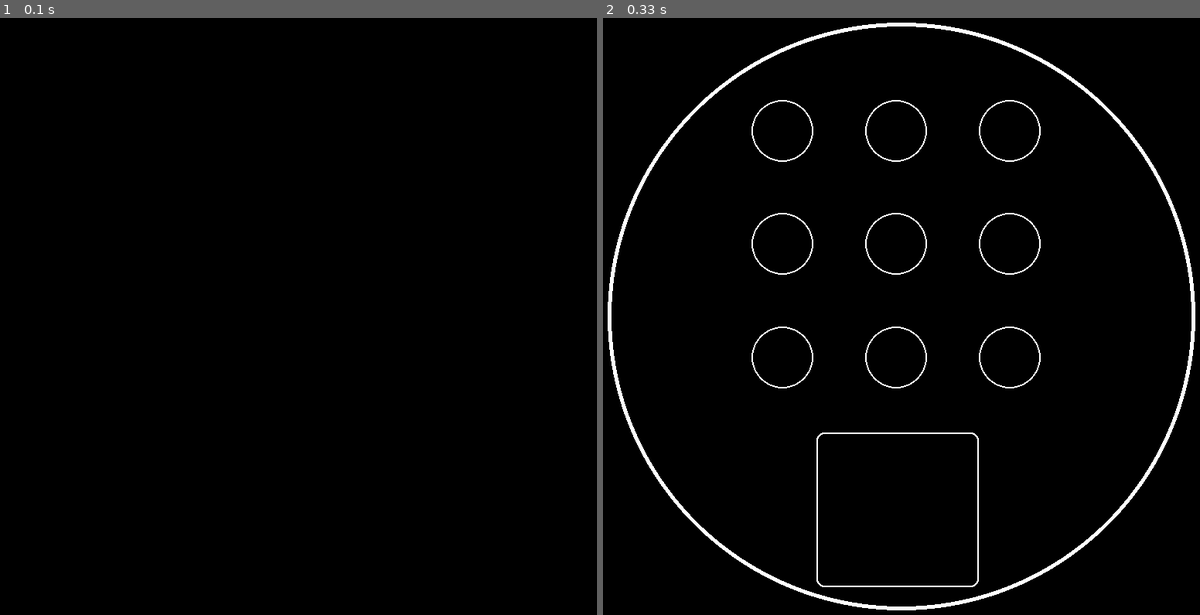
Above: before the commit, frames 1-2 (left to right).
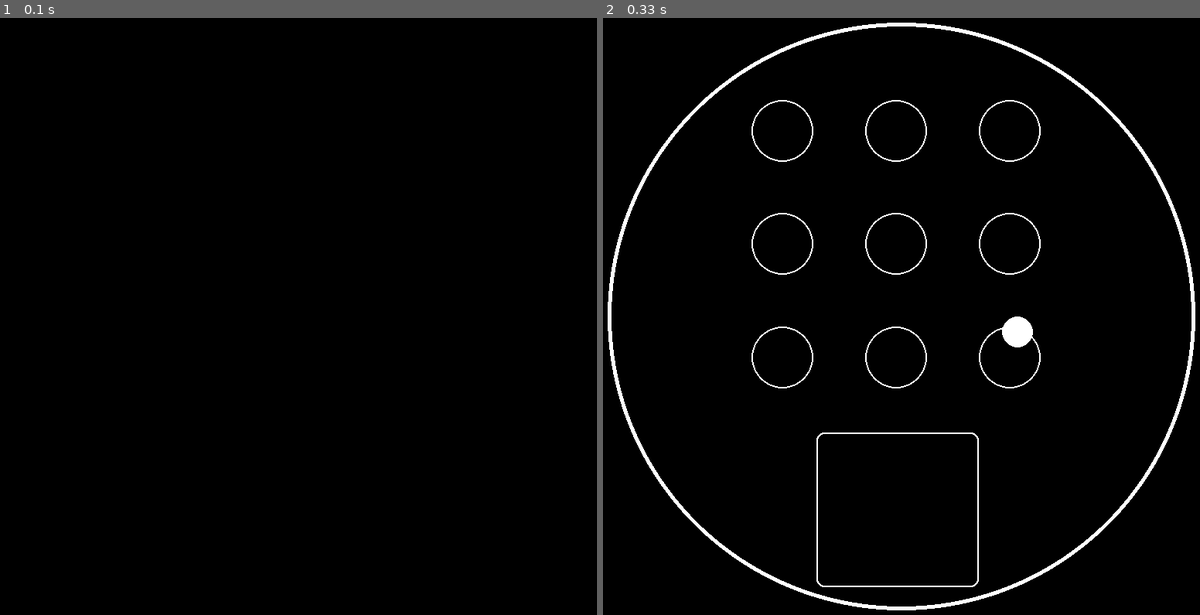
Above: after the commit, the same moments.

Repository: Jakub93-vim/PyGame
Game: pygame game, started from Quarto Game.py
The game is run twice, just before and just after one commit, with the same random seed, the same clock (stepped at 60 frames per second) and the same inputs.
Inputs:
- Up to frame 1 (0.1 s): no input
- Up to frame 2 (0.33 s): no input

Frame 1 is identical in both runs. In frame 2, 0.2% of the frame differs, in the area x 66-73%, y 50-56%.

Commit message:
Quarto Game

Diff:
--- a/Quarto Game.py
+++ b/Quarto Game.py
@@ -7,6 +7,27 @@
 win = pygame.display.set_mode((width, height))
 
 run = True
+
+class Token(object):
+
+    def __init__(self, shape, color, inside_circle, position):
+        self.shape = shape
+        self.color = color
+        self.inside_circle = inside_circle
+        self.position = position
+
+    def draw (self, surface):
+
+        if self.shape == 'circle':
+            pygame.draw.circle(surface, self.color, self.position, 20)
+
+    def select(self):
+        pass
+    def move(self):
+        pass
+
+Black_1 = Token('circle', (255,255,255), False, (550,420))
+
 
 def drawGamefield(surface):
 
@@ -22,11 +43,10 @@
                                                         height/5 + spaceBetween*circle_y), 40, width = 2)
 
 
-
-
 def redrawWindow():
 
     drawGamefield(win)
+    Black_1.draw(win)
     pygame.display.update()
 
 def mainLoop ():
